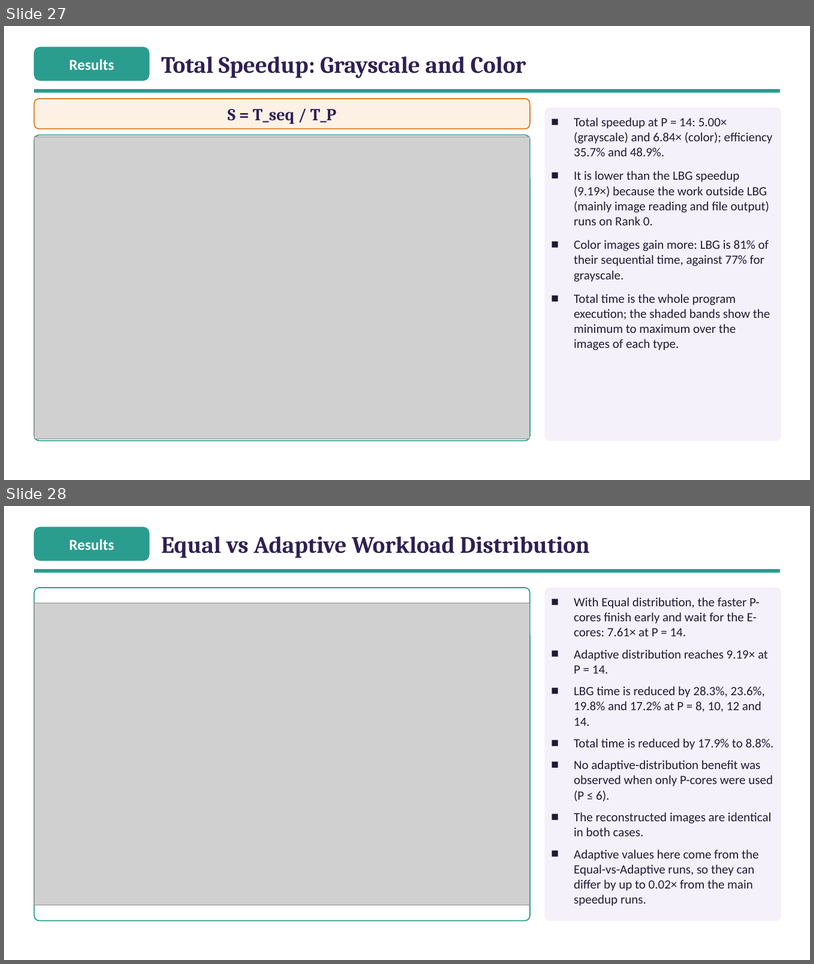
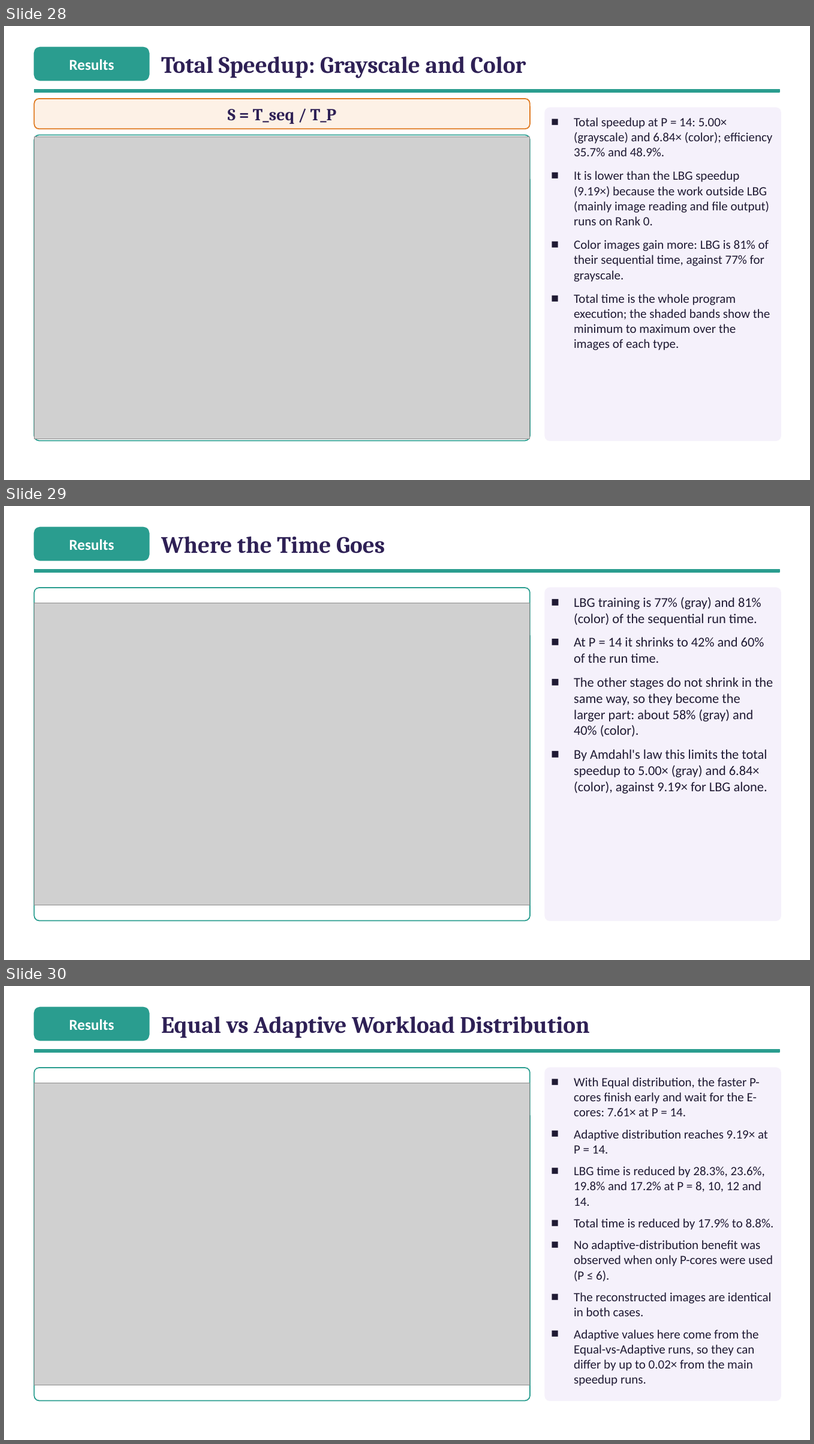
Before and after one commit to ibtihal-cpu/mihk, a slide deck: results/seminar/figs/Seminar_Ibtihal_FINAL.pptx. Shown one above the other, each under a label of ours: slides 27 and 28 before the commit, slides 28, 29 and 30 after it. The pictures are 814x964 and 814x1444 pixels, drawn with LibreOffice and Linux fonts; fonts in the diff are those of the drawing; grey boxes stand for pictures. Boxes give left, top, right and bottom in pixels: in the first picture for what was removed or moved away, otherwise in the second. Text is boxed around its words. In the diff, an @@ line names an element or a change of style, - is before the commit and + after.

```diff
--- a/results/seminar/figs/Seminar_Ibtihal_FINAL.pptx
+++ b/results/seminar/figs/Seminar_Ibtihal_FINAL.pptx
@@ slide 29 added at (4,506,810,960), background #FFFFFF @@
@@ rounded rectangle added at (34,527,149,561), fill #2A9D8F, outline #2A9D8F 1 pt @@
@@ text added at (69,539,114,550), 18 pt, text #FFFFFF, bold @@
+Results
@@ text added at (161,536,385,553), 28 pt, text #2E2055, bold @@
+Where the Time Goes
@@ rectangle added at (34,570,780,572), fill #2A9D8F, outline #2A9D8F 1 pt @@
@@ rounded rectangle added at (34,588,530,921), fill #FFFFFF, outline #2A9D8F 1.25 pt @@
@@ rounded rectangle added at (545,588,782,921), fill #F5F1FB, outline #F5F1FB 1 pt @@
@@ picture added at (34,603,530,905) @@
@@ text added at (574,597,773,793), 16 pt, text #1F1A33 @@
+■ LBG training is 77% (gray) and 81% (color) of the sequential run time.
+■ At P = 14 it shrinks to 42% and 60% of the run time.
+■ The other stages do not shrink in the same way, so they become the larger part: about 58% (gray) and 40% (color).
+■ By Amdahl's law this limits the total speedup to 5.00× (gray) and 6.84× (color), against 9.19× for LBG alone.
@@ what was slide 27 is now slide 28 @@
@@ what was slide 28 is now slide 30 @@
```
Also in this commit, not shown: 1 other slide added, 7 other files.
